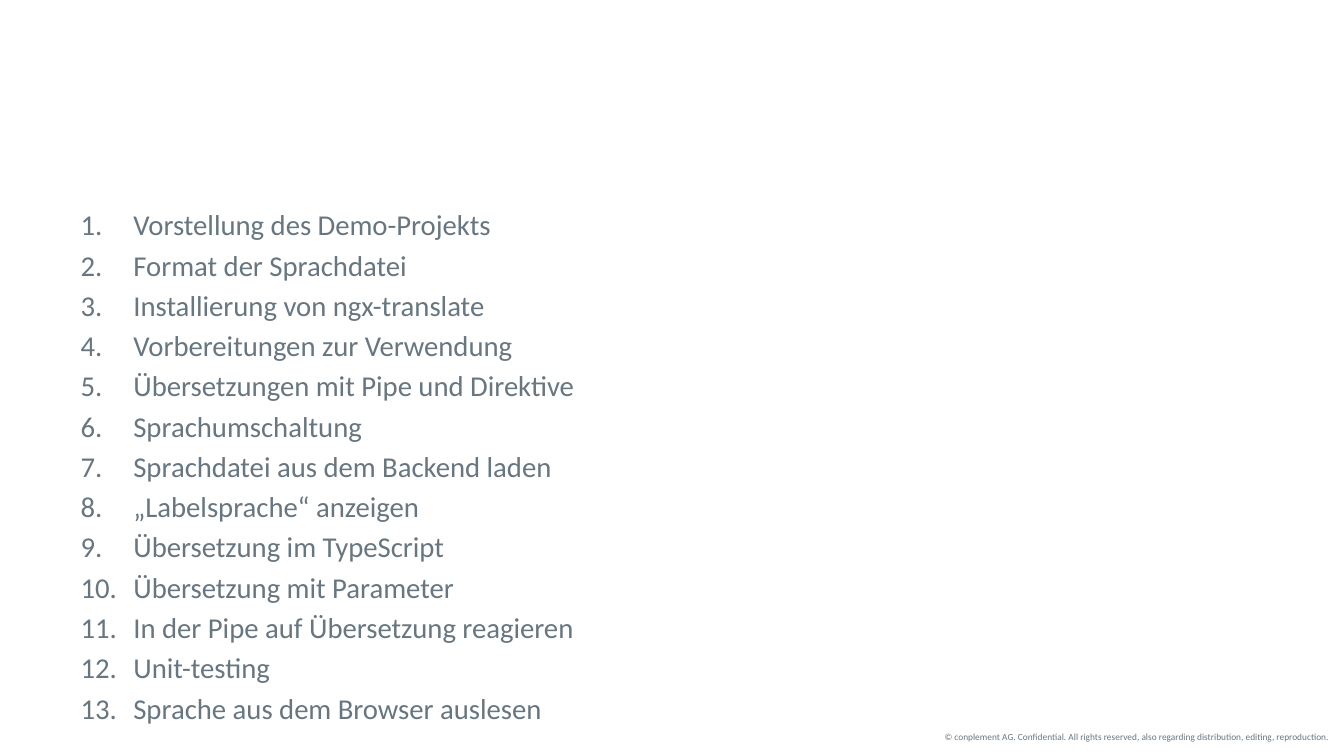
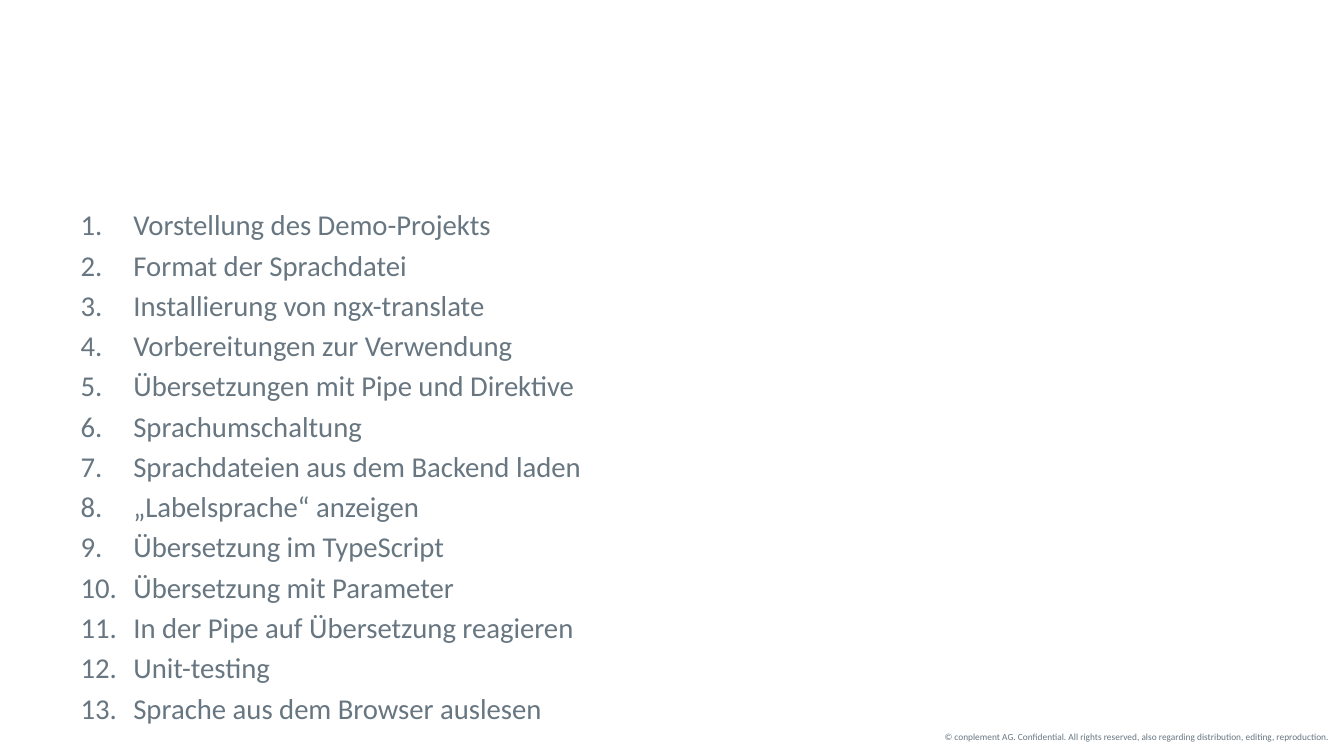
Before and after one commit to bytePassion/wdc_Talk_ngx-translate, a slide deck: slide 3 of Talk/Vortrag.pptx. Drawn at 1344x756 pixels with LibreOffice and Linux fonts; fonts in the diff are those of the drawing; background and template pictures are left out. Boxes give left, top, right and bottom in pixels: in the first picture for what was removed or moved away, otherwise in the second. Text is boxed around its words. In the diff, an @@ line names an element or a change of style, - is before the commit and + after.

Commit message:
improved agenda

```diff
--- a/Talk/Vortrag.pptx
+++ b/Talk/Vortrag.pptx
@@ text at <box>133,457,581,482</box>: text changed @@
-7. Sprachdatei aus dem Backend laden
+7. Sprachdateien aus dem Backend laden
```
